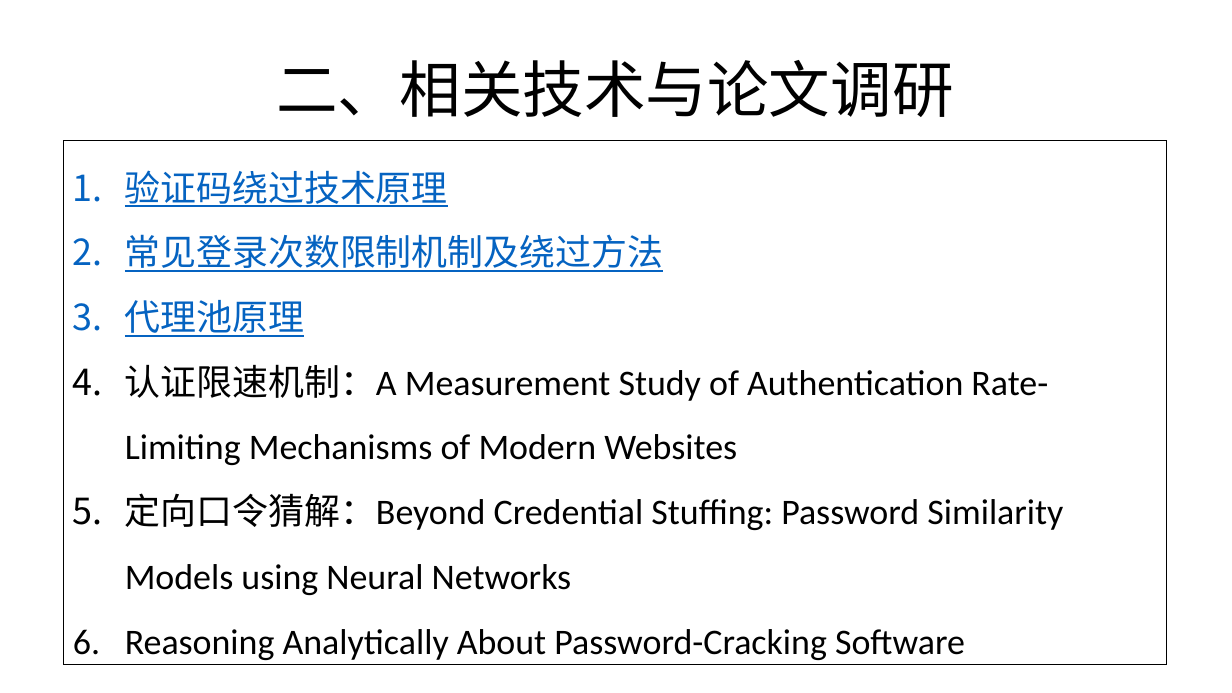
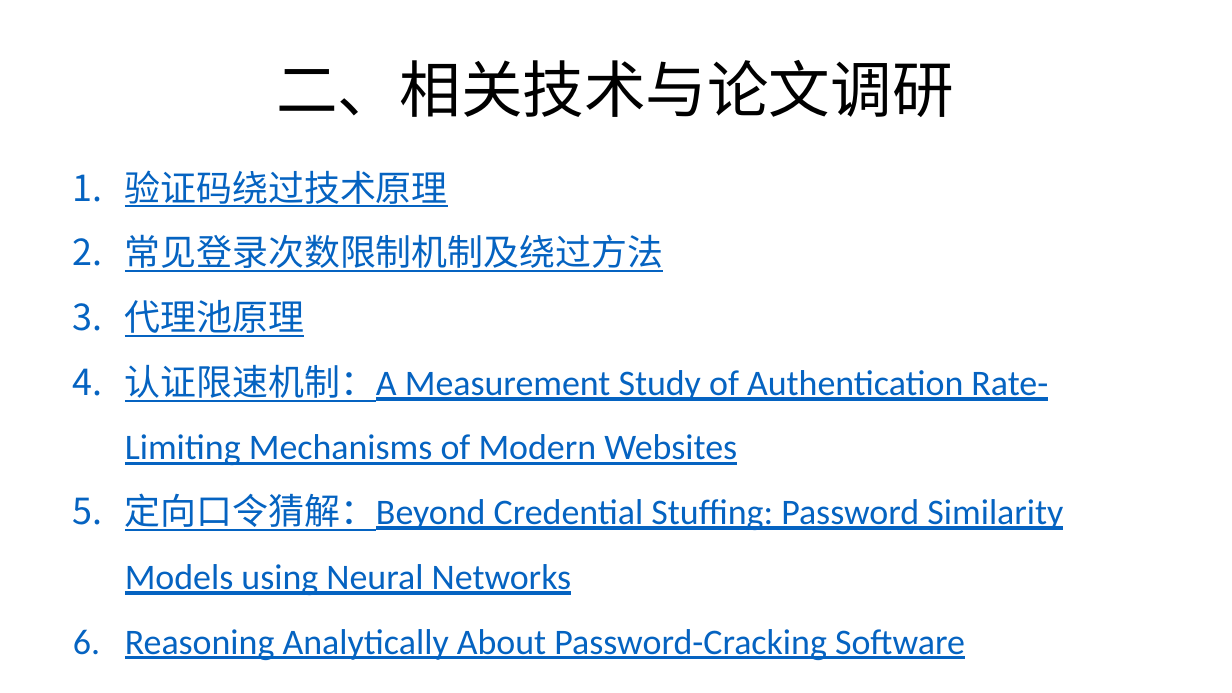
Before and after one commit to RiskySignal/Web-Security-Project, a slide deck: slide 3 of document/朕为你打下江山.pptx. Drawn at 1232x693 pixels with LibreOffice and Linux fonts; fonts in the diff are those of the drawing. Boxes give left, top, right and bottom in pixels: in the first picture for what was removed or moved away, otherwise in the second. Text is boxed around its words. In the diff, an @@ line names an element or a change of style, - is before the commit and + after.

```diff
--- a/document/朕为你打下江山.pptx
+++ b/document/朕为你打下江山.pptx
@@ text "验证码绕过技术原理": place and size @@
-text "验证码绕过技术原理" at (64, 140, 1166, 665)
+text "验证码绕过技术原理" at (125, 170, 1063, 660)
@@ text "验证码绕过技术原理" at (125, 170, 1063, 660): outline #000000 1 pt to none @@
@@ text at (125, 364, 1063, 660): text colour #000000 to #0563C1, underline on in "认证限速机制：A Measurement Study of Authentication Rate-Limiting M ...", "定向口令猜解：Beyond Credential Stuffing: Password Similarity Model ...", "Reasoning Analytically About Password-Cracking Software" @@
```
Also in this commit, not shown: 2 other slides changed, 3 other files.
